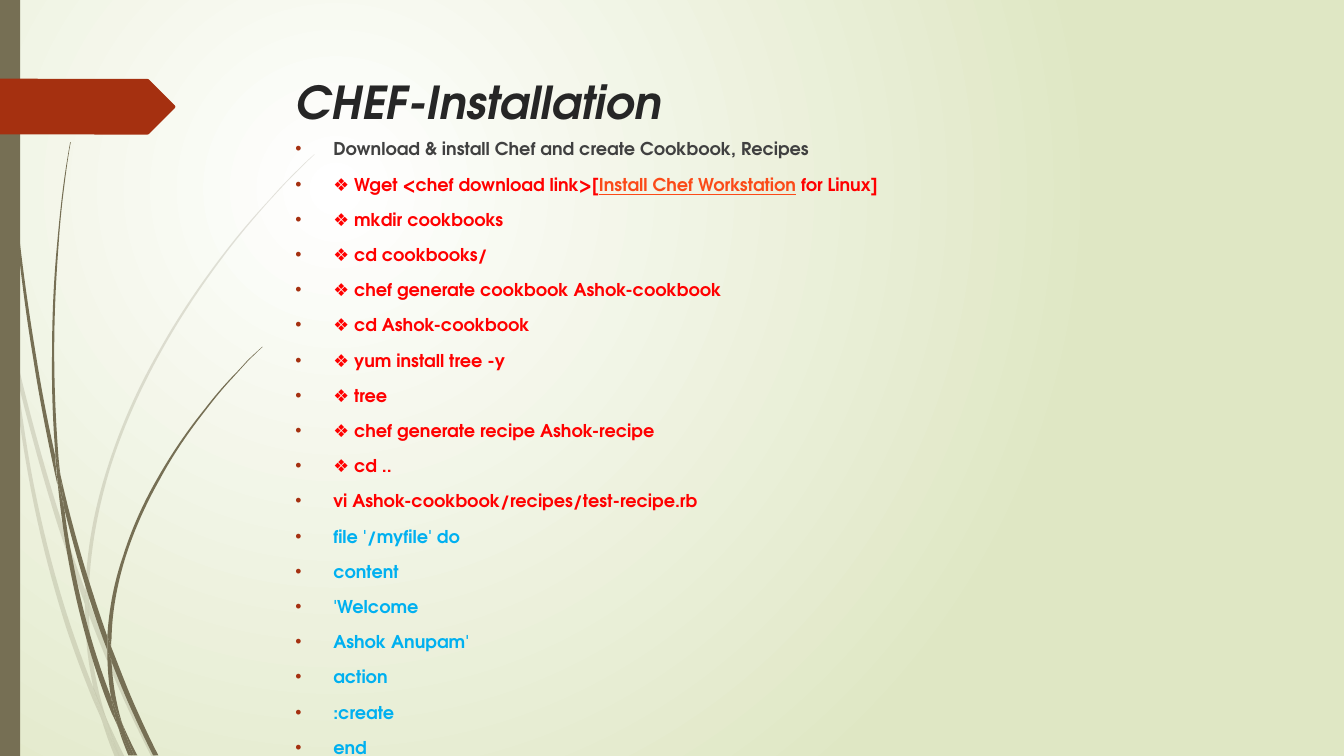
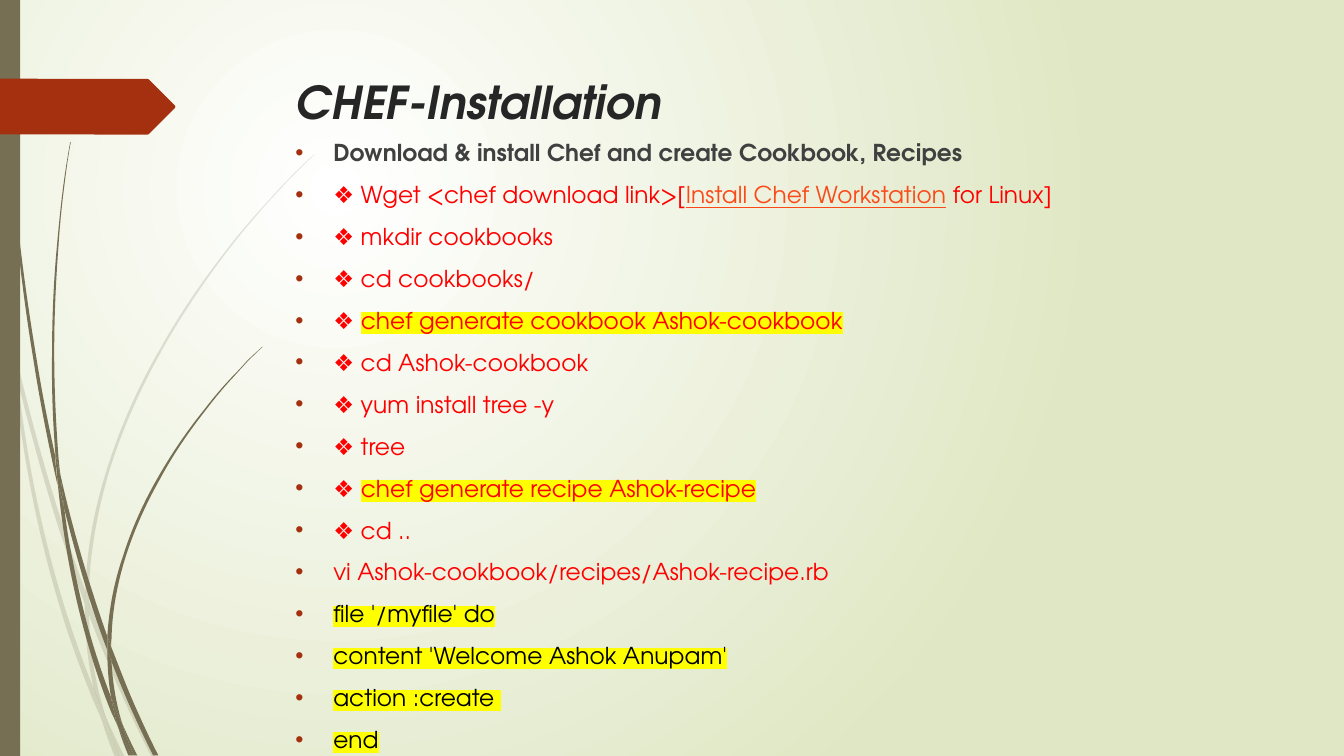
Before and after one commit to Ashok1012/test, a slide deck: slide 52 of DevOps.pptx. Drawn at 1344x756 pixels with LibreOffice and Linux fonts; fonts in the diff are those of the drawing. Boxes give left, top, right and bottom in pixels: in the first picture for what was removed or moved away, otherwise in the second. Text is boxed around its words. In the diff, an @@ line names an element or a change of style, - is before the commit and + after.

```diff
--- a/DevOps.pptx
+++ b/DevOps.pptx
@@ text at (333, 143, 1052, 756): size 12.6 to 16.6 pt in "Download & install Chef and create Cookbook, ...", "❖ Wget <chef download link>[Install Chef Workstation ...", "❖ mkdir cookbooks", "❖ cd cookbooks/" and 9 more places; bold off in "❖ Wget <chef download link>[Install Chef Workstation ...", "❖ mkdir cookbooks", "❖ cd cookbooks/", "❖ chef generate cookbook Ashok-cookbook" and 8 more places; highlight none to #FFFF00 in "chef generate cookbook Ashok-cookbook", "chef generate recipe Ashok-recipe", "file '/myfile' do", "end"; text colour #00B0F0 to #000000 in "file '/myfile' do", "end" @@
@@ text at (333, 562, 828, 585): text changed; size 12.6 to 16.6 pt; bold off @@
-• vi Ashok-cookbook/recipes/test-recipe.rb
+• vi Ashok-cookbook/recipes/Ashok-recipe.rb
@@ text at (333, 641, 727, 718): text changed; size 12.6 to 16.6 pt; text colour #00B0F0 to #000000; bold off @@
-• content
-• 'Welcome
-• Ashok Anupam'
-• action
-• :create
+• content 'Welcome Ashok Anupam'
+• action :create
```
Also in this commit, not shown: 48 other slides changed, 9 slides added, 2 slides removed.
